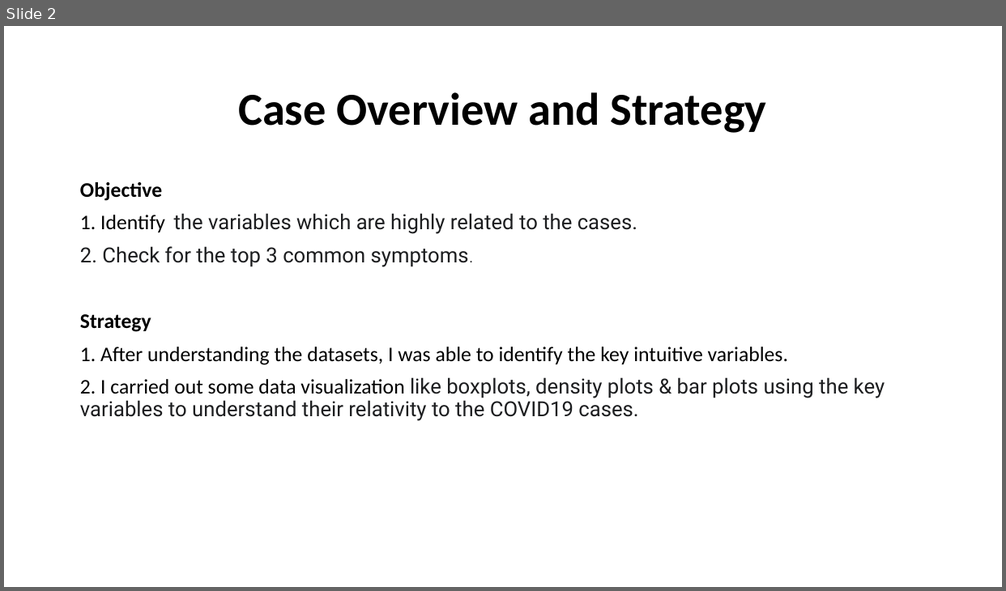
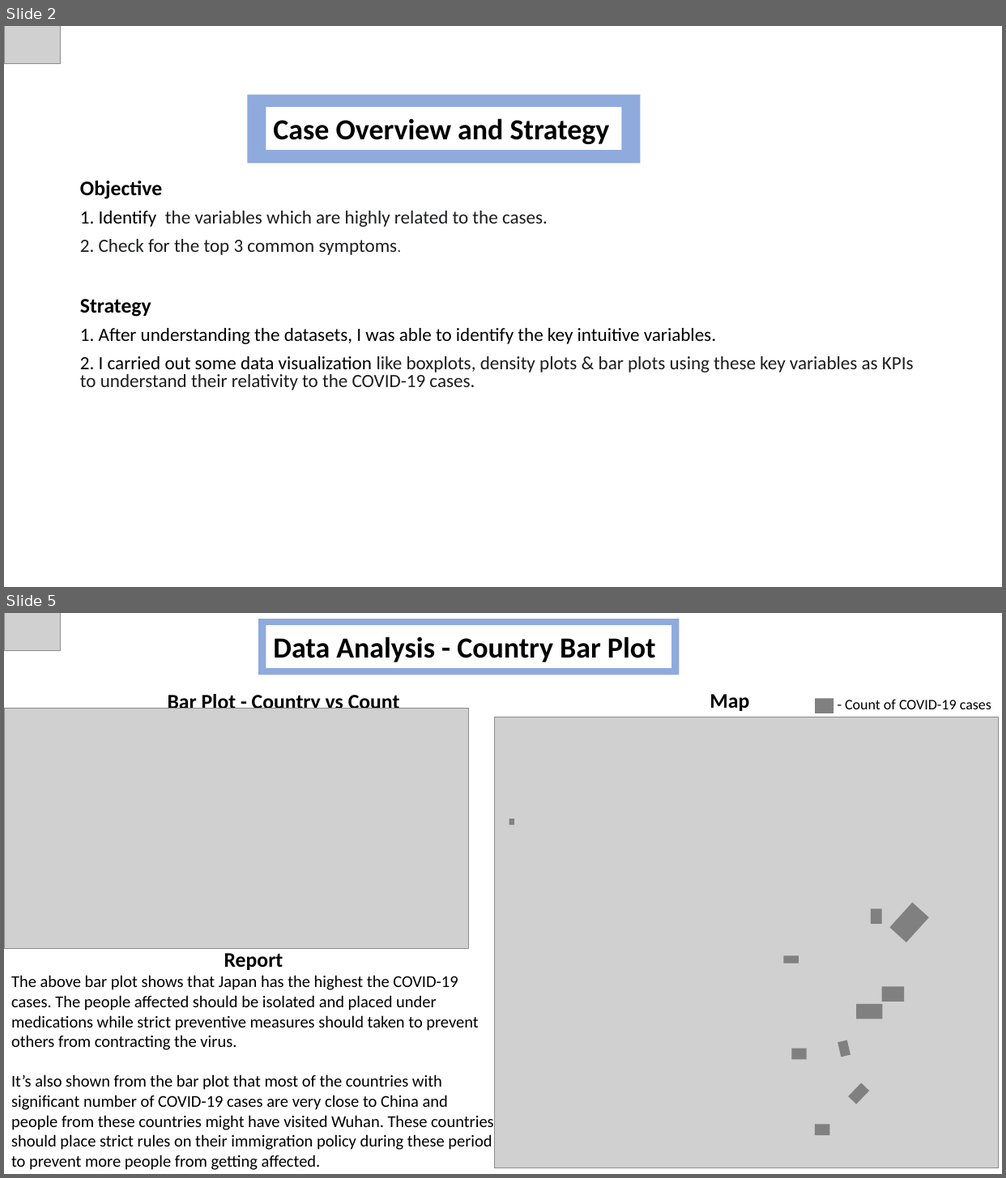
Before and after one commit to SireGift/Exploratory_Data_Analysis_for_COVID19, a slide deck: COVID19_Dataset_Report.pptx. Shown one above the other, each under a label of ours: slide 2 before the commit, slides 2 and 5 after it; the slides between them are not shown. The pictures are 1006x591 and 1006x1178 pixels, drawn with LibreOffice and Linux fonts; fonts in the diff are those of the drawing; grey boxes stand for pictures. Boxes give left, top, right and bottom in pixels: in the first picture for what was removed or moved away, otherwise in the second. Text is boxed around its words. In the diff, an @@ line names an element or a change of style, - is before the commit and + after.

```diff
--- a/COVID19_Dataset_Report.pptx
+++ b/COVID19_Dataset_Report.pptx
@@ slide 5 added at bbox=[4, 613, 1002, 1174], background #FFFFFF @@
@@ picture added at bbox=[4, 613, 60, 650] @@
@@ rectangle added at bbox=[258, 619, 680, 675], fill #8FAADC @@
@@ rectangle added at bbox=[266, 625, 671, 667], fill #FFFFFF, 28 pt, text #000000, bold @@
+Data Analysis - Country Bar Plot
@@ picture added at bbox=[4, 709, 469, 949] @@
@@ text added at bbox=[168, 692, 400, 709], 20 pt, text #000000, bold @@
+Bar Plot - Country vs Count
@@ text added at bbox=[710, 694, 749, 711], 20 pt, text #000000, bold @@
+Map
@@ rectangle added at bbox=[815, 698, 833, 713], fill #808080 @@
@@ text added at bbox=[845, 699, 991, 709], 14 pt, text #000000 @@
+- Count of COVID-19 cases
@@ picture added at bbox=[494, 717, 999, 1169] @@
@@ rectangle added at bbox=[509, 819, 514, 825], fill #808080 @@
@@ rectangle added at bbox=[890, 903, 929, 943], fill #808080 @@
@@ rectangle added at bbox=[871, 909, 882, 924], fill #808080 @@
@@ text added at bbox=[11, 953, 493, 1170], 16 pt, text #000000 @@
+Report
+The above bar plot shows that Japan has the highest the COVID-19 cases. The people affected should be isolated and placed under medications while strict preventive measures should taken to prevent others from contracting the virus.
+It’s also shown from the bar plot that most of the countries with significant number of COVID-19 cases are very close to China and people from these countries might have visited Wuhan. These countries should place strict rules on their immigration policy during these period to prevent more people from getting affected.
@@ rectangle added at bbox=[784, 956, 799, 964], fill #808080 @@
@@ rectangle added at bbox=[882, 986, 905, 1002], fill #808080 @@
@@ rectangle added at bbox=[857, 1004, 883, 1020], fill #808080 @@
@@ rectangle added at bbox=[791, 1049, 807, 1060], fill #808080 @@
@@ rectangle added at bbox=[837, 1041, 850, 1058], fill #808080 @@
@@ rectangle added at bbox=[848, 1084, 869, 1105], fill #808080 @@
@@ rectangle added at bbox=[815, 1124, 829, 1135], fill #808080 @@
@@ slide 2 changed as well @@
@@ picture added at bbox=[4, 26, 60, 63] @@
@@ rectangle added at bbox=[247, 95, 641, 164], fill #8FAADC, 18 pt, text #FFFFFF @@
+d
@@ rectangle "Case Overview and Strategy": place and size @@
-rectangle "Case Overview and Strategy" at bbox=[238, 92, 766, 133]
+rectangle "Case Overview and Strategy" at bbox=[266, 107, 621, 149]
@@ rectangle "Case Overview and Strategy" at bbox=[266, 107, 621, 149]: size 44 to 28 pt; alignment centre to left; line spacing 0.9 to 1; vertical alignment middle to top; fill none to #FFFFFF @@
@@ text at bbox=[80, 181, 716, 344]: size 20 to 18 pt in "1. Identify the variables which are highly ...", "2. Check for the top 3 common ...", "1. After understanding the datasets, I was ..."; font Roboto to Calibri in "the variables which are highly related to ...", "2. Check for the top 3 common ..."; line spacing 0.9 to 0.8 @@
@@ text at bbox=[80, 356, 914, 390]: text changed; size 20 to 18 pt; font Roboto to Calibri @@
-2. I carried out some data visualization like boxplots, density plots & bar plots using the key variables to understand their relativity to the COVID19 cases.
+2. I carried out some data visualization like boxplots, density plots & bar plots using these key variables as KPIs to understand their relativity to the COVID-19 cases.
```
Also in this commit, not shown: 3 other slides changed, 2 other slides added, 1 slide removed, 1 other file.
